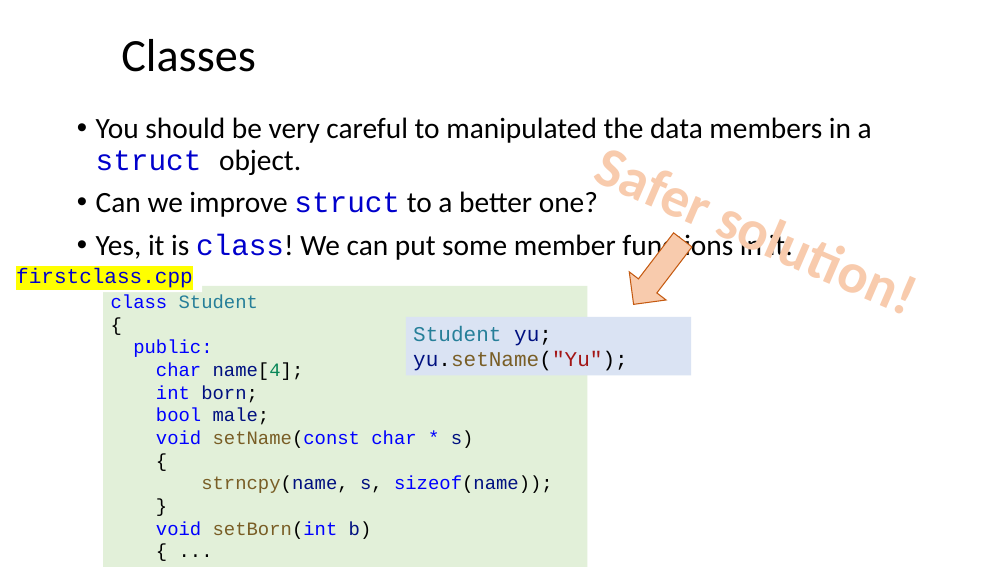
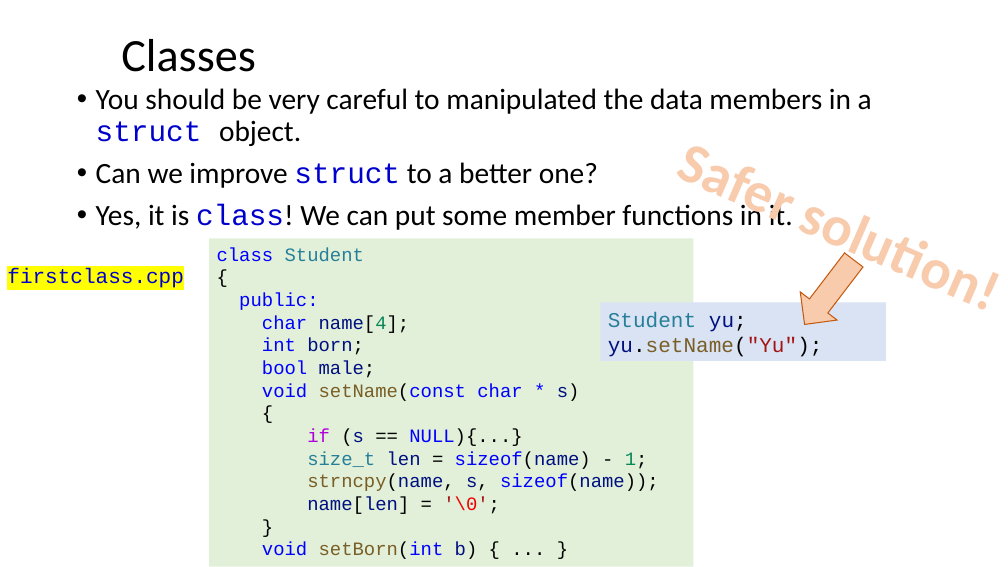
Before and after one commit to ShiqiYu/CPP, a slide deck: slide 4 of week09/Lecture09.pptx. Drawn at 1008x567 pixels with LibreOffice and Linux fonts; fonts in the diff are those of the drawing; background and template pictures are left out. Boxes give left, top, right and bottom in pixels: in the first picture for what was removed or moved away, otherwise in the second. Text is boxed around its words. In the diff, an @@ line names an element or a change of style, - is before the commit and + after.

```diff
--- a/week09/Lecture09.pptx
+++ b/week09/Lecture09.pptx
@@ text "You should be very careful ...": place and size @@
-text "You should be very careful ..." at <box>96,117,872,262</box>
+text "You should be very careful ..." at <box>96,88,872,230</box>
@@ text "Safer solution!" rewrapped from <box>577,122,939,336</box> to <box>659,117,1008,331</box> @@
@@ rectangle "class Student": place and size @@
-rectangle "class Student" at <box>103,286,587,567</box>
+rectangle "class Student" at <box>209,238,693,566</box>
@@ rectangle "firstclass.cpp": place and size @@
-rectangle "firstclass.cpp" at <box>9,259,203,293</box>
+rectangle "firstclass.cpp" at <box>0,259,194,293</box>
@@ down arrow: place and size @@
-down arrow at <box>615,226,701,318</box>
+down arrow at <box>786,246,872,338</box>
@@ rectangle "Student yu;": place and size @@
-rectangle "Student yu;" at <box>406,317,691,375</box>
+rectangle "Student yu;" at <box>600,302,885,361</box>
@@ text in rectangle at <box>307,429,648,469</box>: paragraphs added @@
+if (s == NULL){...}
+size_t len = sizeof(name) - 1;
@@ text in rectangle at <box>307,497,500,514</box>: paragraph added @@
+name[len] = '\0';
@@ text in rectangle at <box>262,542,478,559</box>: text changed @@
-void setBorn(int b)
-{ ...
+void setBorn(int b) { ... }
```
Also in this commit, not shown: 4 other slides changed, 11 other files.
